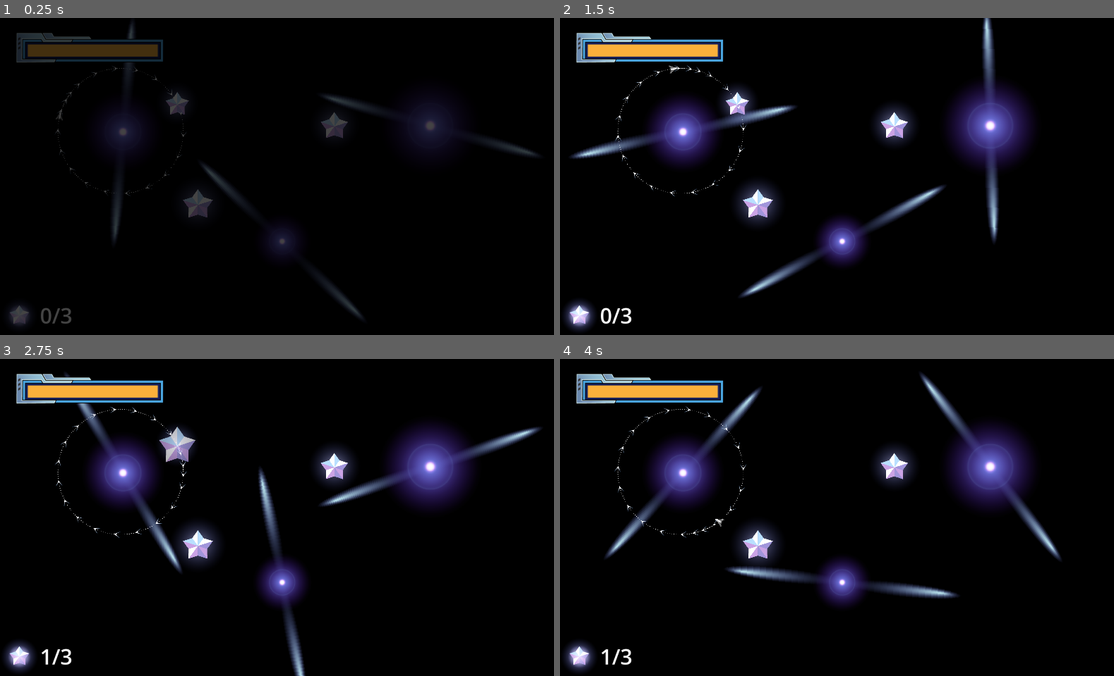
Above: before the commit, frames 1-4 (two rows, left to right).
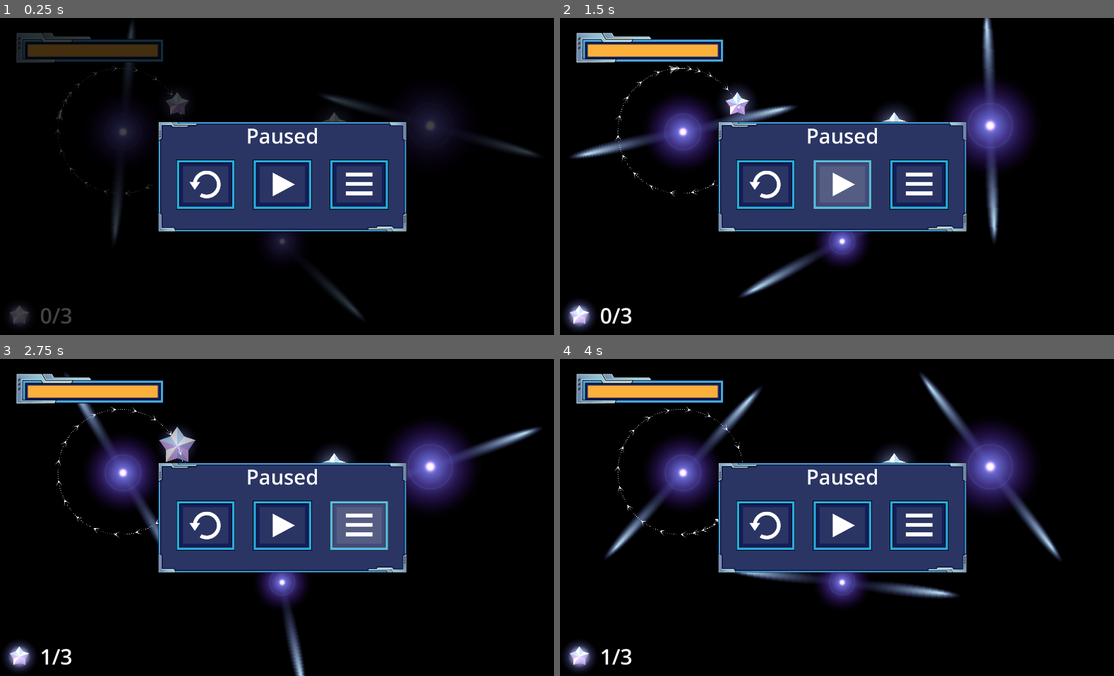
Above: after the commit, the same moments.

Repository: revanj/AstronautAndOrbit
Game: Godot game, scene res://TestLevels/TestPulsars.tscn
Two runs of this game, one before a commit and one after it. Both use one fixed random seed, a clock stepped at 60 frames per second and the inputs below. This scene is started directly instead of the project's main scene. The engine's default icon, where the game draws it, is replaced by a stand-in: a white triangle on a blue panel in a dark square.
Inputs (mouse positions are in pixels of both pictures, inside the frame that each line leads up to):
- Up to frame 1 (0.25 s): no input
- Up to frame 2 (1.5 s): click (764, 186) at 0.52 s; click (842, 186) at 1.27 s
- Up to frame 3 (2.75 s): click (360, 527) at 2.02 s
- Up to frame 4 (4 s): move the mouse to (964, 501) at 2.77 s; hold D (thruster_right_turn) 2.78-3.5 s; click (964, 501) at 2.92 s; click (964, 501) at 3.02 s; drag from (731, 533) to (681, 473) at 3.52 s

The runs differ from the first frame. In frame 1, 15% of the frame differs, in the area x 28-74%, y 32-68%; in frame 2, 15%; in frame 3, 15%; in frame 4, 15%.

Commit message:
working pause

Diff:
--- a/Art/Resources/ui_theme.tres
+++ b/Art/Resources/ui_theme.tres
@@ -1,18 +1,18 @@
 [gd_resource type="Theme" load_steps=10 format=3 uid="uid://bqoweilw2b87q"]
 
-[ext_resource type="Texture2D" uid="uid://m7gvhcb2lg64" path="res://Art/UI/ButtonStyle5.png" id="1_ptmi7"]
+[ext_resource type="Texture2D" uid="uid://wcmetwwcj25c" path="res://Art/UI/ButtonStyle6Hover.png" id="1_0fqrk"]
 [ext_resource type="Texture2D" uid="uid://dlbcw8jte263c" path="res://Art/UI/ButtonStyle6.png" id="2_tp523"]
-[ext_resource type="Texture2D" uid="uid://ckod1hcqaocsq" path="res://Art/UI/ButtonStyle1.png" id="2_w48a4"]
+[ext_resource type="Texture2D" uid="uid://bfiejsyx7upl6" path="res://Art/UI/ButtonStyle6Pressed.png" id="3_7x0jg"]
 [ext_resource type="Texture2D" uid="uid://dvshds1upvhgj" path="res://Art/UI/DialogBox2.png" id="4_cndiu"]
 
 [sub_resource type="StyleBoxEmpty" id="StyleBoxEmpty_ma7pa"]
 
-[sub_resource type="StyleBoxTexture" id="StyleBoxTexture_h3ras"]
-texture = ExtResource("1_ptmi7")
-texture_margin_left = 8.0
-texture_margin_top = 8.0
-texture_margin_right = 8.0
-texture_margin_bottom = 8.0
+[sub_resource type="StyleBoxTexture" id="StyleBoxTexture_polwa"]
+texture = ExtResource("1_0fqrk")
+texture_margin_left = 15.0
+texture_margin_top = 15.0
+texture_margin_right = 15.0
+texture_margin_bottom = 15.0
 
 [sub_resource type="StyleBoxTexture" id="StyleBoxTexture_dca3v"]
 texture = ExtResource("2_tp523")
@@ -22,11 +22,11 @@
 texture_margin_bottom = 15.0
 
 [sub_resource type="StyleBoxTexture" id="StyleBoxTexture_dy376"]
-texture = ExtResource("2_w48a4")
-texture_margin_left = 8.0
-texture_margin_top = 8.0
-texture_margin_right = 8.0
-texture_margin_bottom = 8.0
+texture = ExtResource("3_7x0jg")
+texture_margin_left = 15.0
+texture_margin_top = 15.0
+texture_margin_right = 15.0
+texture_margin_bottom = 15.0
 
 [sub_resource type="StyleBoxTexture" id="StyleBoxTexture_h61lo"]
 texture = ExtResource("4_cndiu")
@@ -38,7 +38,7 @@
 [resource]
 Button/font_sizes/font_size = 60
 Button/styles/focus = SubResource("StyleBoxEmpty_ma7pa")
-Button/styles/hover = SubResource("StyleBoxTexture_h3ras")
+Button/styles/hover = SubResource("StyleBoxTexture_polwa")
 Button/styles/normal = SubResource("StyleBoxTexture_dca3v")
 Button/styles/pressed = SubResource("StyleBoxTexture_dy376")
 Panel/styles/panel = SubResource("StyleBoxTexture_h61lo")
--- /dev/null
+++ b/Prefabs/SoundButton.tscn
@@ -0,0 +1,24 @@
+[gd_scene load_steps=4 format=3 uid="uid://dqk1jl3sskgnv"]
+
+[ext_resource type="Theme" uid="uid://bqoweilw2b87q" path="res://Art/Resources/ui_theme.tres" id="1_7s70o"]
+[ext_resource type="Script" path="res://Scripts/SoundButton.gd" id="2_v01u1"]
+[ext_resource type="AudioStream" uid="uid://cxids6oiipn7o" path="res://Sounds/Buttons/Scifi UI Button 2 .wav" id="3_srg8l"]
+
+[node name="StartGameButton" type="Button"]
+theme = ExtResource("1_7s70o")
+text = "Start Game"
+script = ExtResource("2_v01u1")
+
+[node name="AudioStreamPlayer" type="AudioStreamPlayer" parent="."]
+stream = ExtResource("3_srg8l")
+bus = &"FX"
+
+[node name="TextureRect" type="TextureRect" parent="."]
+layout_mode = 1
+anchors_preset = 15
+anchor_right = 1.0
+anchor_bottom = 1.0
+grow_horizontal = 2
+grow_vertical = 2
+
+[connection signal="button_down" from="." to="." method="_on_button_down"]
--- /dev/null
+++ b/Prefabs/UI/PauseMenu.tscn
@@ -0,0 +1,93 @@
+[gd_scene load_steps=13 format=3 uid="uid://d4fnmf8weosll"]
+
+[ext_resource type="Theme" uid="uid://bqoweilw2b87q" path="res://Art/Resources/ui_theme.tres" id="1_yl6br"]
+[ext_resource type="Texture2D" uid="uid://e4i5dht11pos" path="res://Art/UI/Button_Restart.png" id="2_uifgw"]
+[ext_resource type="Script" path="res://Scripts/SoundButton.gd" id="3_8hqkm"]
+[ext_resource type="Texture2D" uid="uid://dt02muqghurgq" path="res://Art/UI/Button_Restart_Pressed.png" id="3_bosc5"]
+[ext_resource type="Texture2D" uid="uid://i808623te46a" path="res://Art/UI/Button_Play.png" id="3_pryws"]
+[ext_resource type="Texture2D" uid="uid://dp6fmykk41xpb" path="res://Art/UI/Button_Menu.png" id="4_g4fr5"]
+[ext_resource type="Texture2D" uid="uid://cff1oaweneqvb" path="res://Art/UI/Button_Restart_Hover.png" id="4_wnfkk"]
+[ext_resource type="AudioStream" uid="uid://cxids6oiipn7o" path="res://Sounds/Buttons/Scifi UI Button 2 .wav" id="6_8q7qb"]
+[ext_resource type="Texture2D" uid="uid://jeg5kt8ab5l" path="res://Art/UI/Button_Play_Pressed.png" id="8_i8ixi"]
+[ext_resource type="Texture2D" uid="uid://sy0mxup7xv51" path="res://Art/UI/Button_Play_Hover.png" id="9_uhjb2"]
+[ext_resource type="Texture2D" uid="uid://esa0pspaqkaf" path="res://Art/UI/Button_Menu_Pressed.png" id="11_e3sva"]
+[ext_resource type="Texture2D" uid="uid://b5ks73p3p6egu" path="res://Art/UI/Button_Menu_Hover.png" id="12_mwn7j"]
+
+[node name="PauseMenu" type="Panel"]
+anchors_preset = 8
+anchor_left = 0.5
+anchor_top = 0.5
+anchor_right = 0.5
+anchor_bottom = 0.5
+offset_left = -422.5
+offset_top = -187.5
+offset_right = 422.5
+offset_bottom = 187.5
+grow_horizontal = 2
+grow_vertical = 2
+theme = ExtResource("1_yl6br")
+
+[node name="Label" type="Label" parent="."]
+layout_mode = 1
+anchors_preset = 10
+anchor_right = 1.0
+offset_bottom = 110.0
+grow_horizontal = 2
+theme_override_font_sizes/font_size = 70
+text = "Paused"
+horizontal_alignment = 1
+
+[node name="HBoxContainer" type="HBoxContainer" parent="."]
+layout_mode = 1
+anchors_preset = 8
+anchor_left = 0.5
+anchor_top = 0.5
+anchor_right = 0.5
+anchor_bottom = 0.5
+offset_left = -361.5
+offset_top = -59.0
+offset_right = 361.5
+offset_bottom = 120.0
+grow_horizontal = 2
+grow_vertical = 2
+theme_override_constants/separation = 60
+
+[node name="Button3" type="TextureButton" parent="HBoxContainer"]
+custom_minimum_size = Vector2(200, 0)
+layout_mode = 2
+texture_normal = ExtResource("2_uifgw")
+texture_pressed = ExtResource("3_bosc5")
+texture_hover = ExtResource("4_wnfkk")
+script = ExtResource("3_8hqkm")
+
+[node name="AudioStreamPlayer" type="AudioStreamPlayer" parent="HBoxContainer/Button3"]
+stream = ExtResource("6_8q7qb")
+bus = &"FX"
+
+[node name="Button2" type="TextureButton" parent="HBoxContainer"]
+custom_minimum_size = Vector2(200, 0)
+layout_mode = 2
+texture_normal = ExtResource("3_pryws")
+texture_pressed = ExtResource("8_i8ixi")
+texture_hover = ExtResource("9_uhjb2")
+script = ExtResource("3_8hqkm")
+
+[node name="AudioStreamPlayer" type="AudioStreamPlayer" parent="HBoxContainer/Button2"]
+stream = ExtResource("6_8q7qb")
+bus = &"FX"
+
+[node name="Button" type="TextureButton" parent="HBoxContainer"]
+custom_minimum_size = Vector2(200, 0)
+layout_mode = 2
+texture_normal = ExtResource("4_g4fr5")
+texture_pressed = ExtResource("11_e3sva")
+texture_hover = ExtResource("12_mwn7j")
+script = ExtResource("3_8hqkm")
+
+[node name="AudioStreamPlayer" type="AudioStreamPlayer" parent="HBoxContainer/Button"]
+stream = ExtResource("6_8q7qb")
+bus = &"FX"
+
+[connection signal="button_down" from="HBoxContainer/Button3" to="HBoxContainer/Button3" method="_on_button_down"]
+[connection signal="button_down" from="HBoxContainer/Button2" to="HBoxContainer/Button2" method="_on_button_down"]
+[connection signal="button_down" from="HBoxContainer/Button" to="HBoxContainer/Button" method="_on_button_down"]
--- a/Prefabs/UI/UI.tscn
+++ b/Prefabs/UI/UI.tscn
@@ -1,16 +1,14 @@
-[gd_scene load_steps=10 format=3 uid="uid://d2docaei0vhfr"]
+[gd_scene load_steps=7 format=3 uid="uid://d2docaei0vhfr"]
 
 [ext_resource type="Script" path="res://Scripts/UI.gd" id="1_ukvjj"]
 [ext_resource type="PackedScene" uid="uid://blcdi8y5tplqc" path="res://Prefabs/UI/DialogueBox.tscn" id="2_fb0ex"]
 [ext_resource type="PackedScene" uid="uid://cpsqvdopnkhmy" path="res://Prefabs/CrystalCollect.tscn" id="3_d2oqe"]
 [ext_resource type="Texture2D" uid="uid://dun23vxn2v24p" path="res://Art/UI/FuelBar.png" id="4_w1uil"]
-[ext_resource type="Theme" uid="uid://bqoweilw2b87q" path="res://Art/Resources/ui_theme.tres" id="6_7na6t"]
 [ext_resource type="Texture2D" uid="uid://dy0ohkdf3i38c" path="res://Art/UI/FuelBarFill.png" id="6_fbtm0"]
-[ext_resource type="Texture2D" uid="uid://e4i5dht11pos" path="res://Art/UI/Button_Restart.png" id="7_3iq7j"]
-[ext_resource type="Texture2D" uid="uid://i808623te46a" path="res://Art/UI/Button_Play.png" id="8_dybcy"]
-[ext_resource type="Texture2D" uid="uid://dp6fmykk41xpb" path="res://Art/UI/Button_Menu.png" id="9_unqs6"]
+[ext_resource type="PackedScene" uid="uid://d4fnmf8weosll" path="res://Prefabs/UI/PauseMenu.tscn" id="6_gf274"]
 
 [node name="UI" type="CanvasLayer"]
+process_mode = 3
 script = ExtResource("1_ukvjj")
 
 [node name="DialogueBox" parent="." instance=ExtResource("2_fb0ex")]
@@ -44,57 +42,4 @@
 grow_vertical = 2
 color = Color(0, 0, 0, 0)
 
-[node name="PauseMenu" type="Panel" parent="."]
-visible = false
-anchors_preset = 8
-anchor_left = 0.5
-anchor_top = 0.5
-anchor_right = 0.5
-anchor_bottom = 0.5
-offset_left = -422.5
-offset_top = -187.5
-offset_right = 422.5
-offset_bottom = 187.5
-grow_horizontal = 2
-grow_vertical = 2
-theme = ExtResource("6_7na6t")
-
-[node name="Label" type="Label" parent="PauseMenu"]
-layout_mode = 1
-anchors_preset = 10
-anchor_right = 1.0
-offset_bottom = 110.0
-grow_horizontal = 2
-theme_override_font_sizes/font_size = 70
-text = "Paused"
-horizontal_alignment = 1
-
-[node name="HBoxContainer" type="HBoxContainer" parent="PauseMenu"]
-layout_mode = 1
-anchors_preset = 8
-anchor_left = 0.5
-anchor_top = 0.5
-anchor_right = 0.5
-anchor_bottom = 0.5
-offset_left = -361.5
-offset_top = -59.0
-offset_right = 361.5
-offset_bottom = 120.0
-grow_horizontal = 2
-grow_vertical = 2
-theme_override_constants/separation = 60
-
-[node name="Button3" type="TextureButton" parent="PauseMenu/HBoxContainer"]
-custom_minimum_size = Vector2(200, 0)
-layout_mode = 2
-texture_normal = ExtResource("7_3iq7j")
-
-[node name="Button2" type="TextureButton" parent="PauseMenu/HBoxContainer"]
-custom_minimum_size = Vector2(200, 0)
-layout_mode = 2
-texture_normal = ExtResource("8_dybcy")
-
-[node name="Button" type="TextureButton" parent="PauseMenu/HBoxContainer"]
-custom_minimum_size = Vector2(200, 0)
-layout_mode = 2
-texture_normal = ExtResource("9_unqs6")
+[node name="PauseMenu" parent="." instance=ExtResource("6_gf274")]
--- a/Scenes/TitleScene.tscn
+++ b/Scenes/TitleScene.tscn
@@ -1,7 +1,7 @@
 [gd_scene load_steps=3 format=3 uid="uid://cg5ubv3334ejy"]
 
 [ext_resource type="Script" path="res://Scripts/TitleScene.gd" id="1_jqqe4"]
-[ext_resource type="Theme" uid="uid://bqoweilw2b87q" path="res://Art/Resources/ui_theme.tres" id="2_onwih"]
+[ext_resource type="PackedScene" uid="uid://dqk1jl3sskgnv" path="res://Prefabs/SoundButton.tscn" id="2_mlboh"]
 
 [node name="TitleScene" type="Control"]
 texture_filter = 1
@@ -56,13 +56,12 @@
 custom_minimum_size = Vector2(0, 43.935)
 layout_mode = 2
 
-[node name="StartGameButton" type="Button" parent="VBoxContainer"]
+[node name="StartGameButton" parent="VBoxContainer" instance=ExtResource("2_mlboh")]
 layout_mode = 2
-theme = ExtResource("2_onwih")
-text = "Start Game"
 
-[node name="Button2" type="Button" parent="VBoxContainer"]
+[node name="StartGameButton2" parent="VBoxContainer" instance=ExtResource("2_mlboh")]
 layout_mode = 2
-theme = ExtResource("2_onwih")
-text = "Chapter Select
-"
+text = "Select Chapter"
+
+[connection signal="mouse_entered" from="VBoxContainer/StartGameButton" to="VBoxContainer/StartGameButton" method="_on_mouse_entered"]
+[connection signal="mouse_entered" from="VBoxContainer/StartGameButton2" to="VBoxContainer/StartGameButton2" method="_on_mouse_entered"]
--- a/Scripts/GameManager.gd
+++ b/Scripts/GameManager.gd
@@ -2,13 +2,13 @@
 
 var levels = [
 	"res://TestLevels/TestOrbitalCorrection.tscn",
-	"res://TestLevels/TestThrusterStarShift.tscn",
 	"res://TestLevels/TestSimpleSlingshot.tscn",
 	"res://TestLevels/TestMultipleSlingshot.tscn",
+	"res://TestLevels/TestThrusterStarShift.tscn",
+	"res://TestLevels/TestPulsars.tscn",
+	"res://TestLevels/TestWormHole.tscn",
+	"res://TestLevels/TestWormHoleRedirection.tscn",
 	"res://TestLevels/TestZigZag.tscn",
-	"res://TestLevels/TestWormHole.tscn",
-	"res://TestLevels/TestPulsars.tscn",
-	"res://TestLevels/TestWormHoleRedirection.tscn",
 	"res://TestLevels/TestBlackholeSlingshot.tscn"
 ]
 
--- a/Scripts/Level.gd
+++ b/Scripts/Level.gd
@@ -9,6 +9,8 @@
 @onready var spaceship:Spaceship = $Spaceship
 @onready var death_area = $DeathArea
 @onready var death_beams = get_tree().get_nodes_in_group("death_beam")
+
+var paused = false
 
 func _ready():
 	# GameManager.find_current_level()
@@ -29,3 +31,16 @@
 
 	for b in death_beams:
 		b.player_dead_by_star.connect(ui._on_player_dead_by_star)
+
+
+
+
+
+func _on_ui_pause_game(visibility: bool):
+	var target_pause_state = PROCESS_MODE_DISABLED
+	if !visibility:
+		target_pause_state = PROCESS_MODE_INHERIT
+
+	spaceship.process_mode = target_pause_state
+	for s in stars:
+		s.process_mode = target_pause_state
--- /dev/null
+++ b/Scripts/SoundButton.gd
@@ -0,0 +1,6 @@
+extends BaseButton
+
+@onready var audio_player:AudioStreamPlayer = $AudioStreamPlayer
+
+func _on_button_down():
+	audio_player.play()
--- a/Scripts/UI.gd
+++ b/Scripts/UI.gd
@@ -6,6 +6,9 @@
 @onready var crystal_label:Label = $CrystalCollect/Label
 @onready var fuel_progress_bar = $FuelMeter/FuelProgress
 @onready var facade = $Facade
+@onready var pause_menu = $PauseMenu
+
+signal pause_game
 
 func _ready():
 	facade.color = Color.BLACK
@@ -46,3 +49,8 @@
 	facade.show()
 	tween.tween_property(facade, "color", Color.BLACK, 1)
 	await tween.finished
+
+func _input(event):
+	if event.is_action_pressed("pause"):
+		pause_menu.visible = !pause_menu.visible
+		pause_game.emit(pause_menu.visible)
--- a/TestLevels/LevelBase.tscn
+++ b/TestLevels/LevelBase.tscn
@@ -55,4 +55,5 @@
 shape = SubResource("WorldBoundaryShape2D_7db1e")
 debug_color = Color(0, 0.6, 0.701961, 0)
 
+[connection signal="pause_game" from="UI" to="." method="_on_ui_pause_game"]
 [connection signal="body_entered" from="DeathArea" to="DeathArea" method="_on_body_entered"]
--- a/TestLevels/TestPulsars.tscn
+++ b/TestLevels/TestPulsars.tscn
@@ -67,5 +67,7 @@
 position = Vector2(-287, 92)
 scale = Vector2(0.411383, 0.411383)
 
+[connection signal="pause_game" from="UI" to="." method="_on_ui_pause_game"]
+
 [editable path="Stars/Star"]
 [editable path="Stars/Star3"]
--- /dev/null
+++ b/default_bus_layout.tres
@@ -0,0 +1,15 @@
+[gd_resource type="AudioBusLayout" format=3 uid="uid://clys0g0r7opu"]
+
+[resource]
+bus/1/name = &"Music"
+bus/1/solo = false
+bus/1/mute = false
+bus/1/bypass_fx = false
+bus/1/volume_db = 0.0
+bus/1/send = &"Master"
+bus/2/name = &"FX"
+bus/2/solo = false
+bus/2/mute = false
+bus/2/bypass_fx = false
+bus/2/volume_db = 0.0
+bus/2/send = &"Master"
--- a/project.godot
+++ b/project.godot
@@ -58,6 +58,11 @@
 "events": [Object(InputEventKey,"resource_local_to_scene":false,"resource_name":"","device":-1,"window_id":0,"alt_pressed":false,"shift_pressed":false,"ctrl_pressed":false,"meta_pressed":false,"pressed":false,"keycode":0,"physical_keycode":68,"key_label":0,"unicode":100,"echo":false,"script":null)
 ]
 }
+pause={
+"deadzone": 0.5,
+"events": [Object(InputEventKey,"resource_local_to_scene":false,"resource_name":"","device":-1,"window_id":0,"alt_pressed":false,"shift_pressed":false,"ctrl_pressed":false,"meta_pressed":false,"pressed":false,"keycode":0,"physical_keycode":4194305,"key_label":0,"unicode":0,"echo":false,"script":null)
+]
+}
 
 [physics]
 
Binary file added: Art/UI/ButtonStyle6Hover.png
Not shown, added: Art/UI/ButtonStyle6Hover.png.import
Binary file added: Art/UI/ButtonStyle6Pressed.png
Not shown, added: Art/UI/ButtonStyle6Pressed.png.import
Binary file added: Art/UI/Button_Menu_Hover.png
Not shown, added: Art/UI/Button_Menu_Hover.png.import
Binary file added: Art/UI/Button_Menu_Pressed.png
Not shown, added: Art/UI/Button_Menu_Pressed.png.import
Binary file added: Art/UI/Button_Play_Hover.png
Not shown, added: Art/UI/Button_Play_Hover.png.import
Binary file added: Art/UI/Button_Play_Pressed.png
Not shown, added: Art/UI/Button_Play_Pressed.png.import
(and 4 more such lines)
